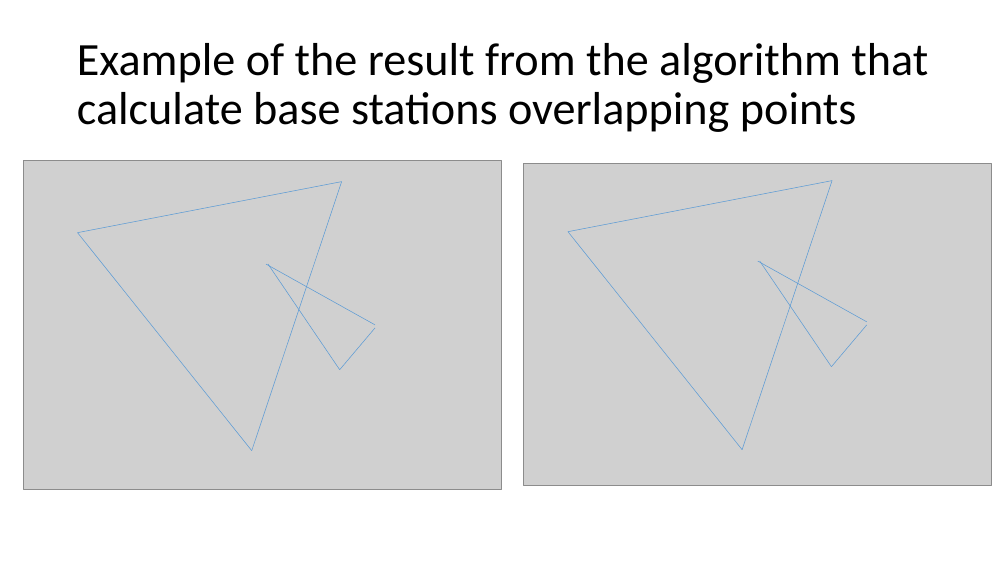
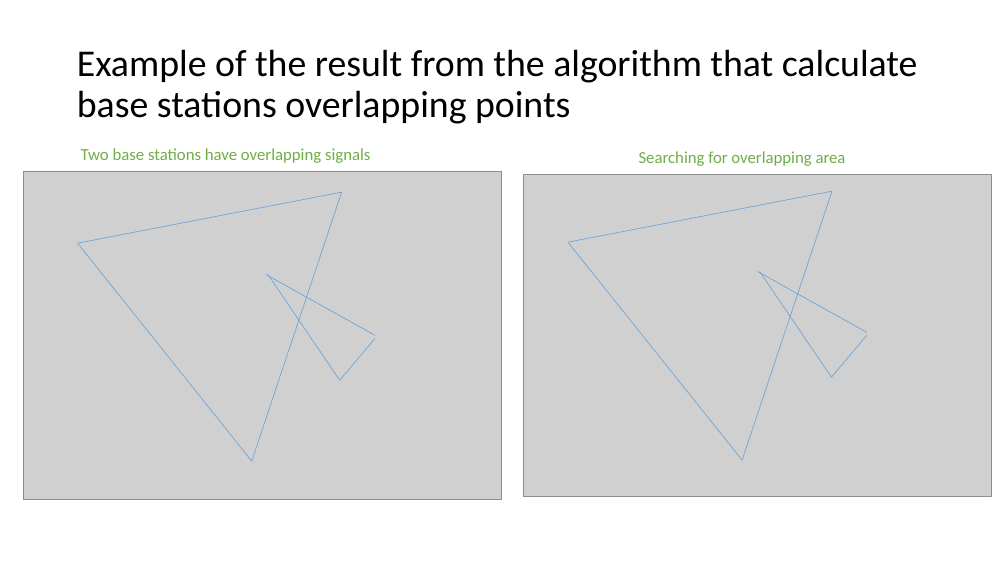
Before and after one commit to Sirorezka/Telecom_project, a slide deck: slide 10 of my_ppt.pptx. Drawn at 1008x567 pixels with LibreOffice and Linux fonts; fonts in the diff are those of the drawing; grey boxes stand for pictures. Boxes give left, top, right and bottom in pixels: in the first picture for what was removed or moved away, otherwise in the second. Text is boxed around its words. In the diff, an @@ line names an element or a change of style, - is before the commit and + after.

```diff
--- a/my_ppt.pptx
+++ b/my_ppt.pptx
@@ title "Example of the result from ..." at [77,49,918,124]: size 44 to 36 pt @@
@@ text added at [81,148,370,163], 16 pt, text #70AD47 @@
+Two base stations have overlapping signals
@@ text added at [639,151,846,166], 16 pt, text #70AD47 @@
+Searching for overlapping area
@@ 12 lines, 2 pictures: place and size @@
-12 lines, 2 pictures at [23,161,992,489]
+12 lines, 2 pictures at [23,172,992,500]
```
Also in this commit, not shown: 9 other slides changed, 2 slides added, 1 slide removed, 10 other files.
